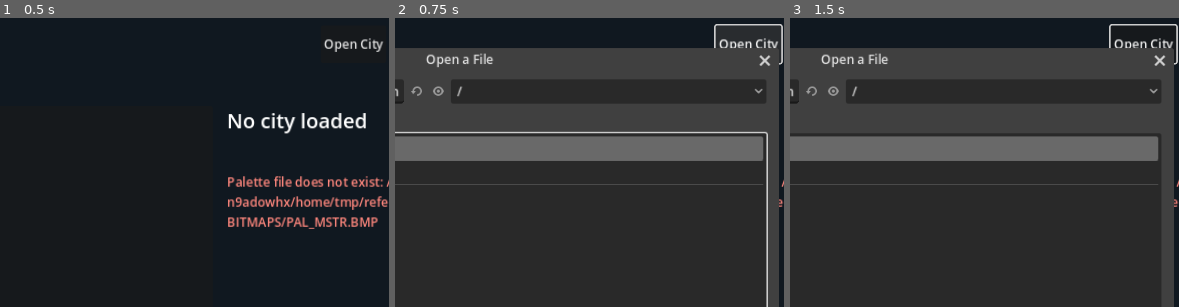
Above: before the commit, frames 1-3 (left to right).
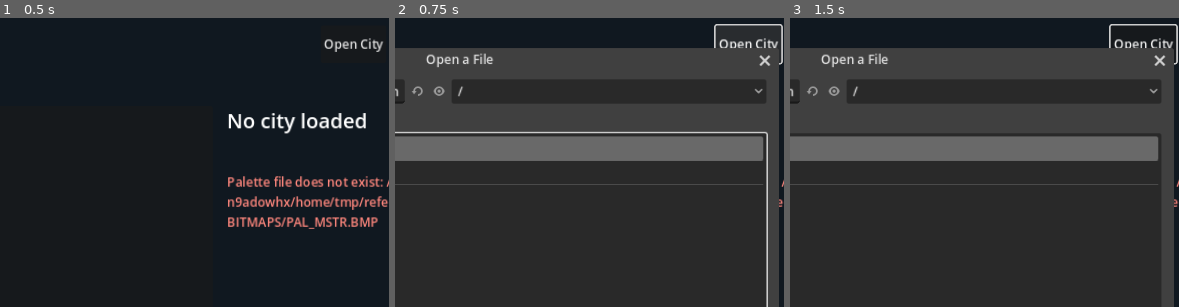
Above: after the commit, the same moments.

Repository: nicholas-ochoa/OpenSC2K
Game: Godot game, scene res://main.tscn
Two runs of this game, one before a commit and one after it. Both use one fixed random seed, a clock stepped at 60 frames per second and the inputs below.
Inputs (mouse positions are % of the whole screen's width and height, from its top left):
- Up to frame 1 (0.5 s): no input
- Up to frame 2 (0.75 s): click "Open City" at 0.5 s
- Up to frame 3 (1.5 s): click (35, 81) at 1.27 s; type "12" at 1.35 s
The pictures show only the part of the screen within x 41-91%, y 0-50%; the shares and areas given below are measured in that part.

Frame 1 is identical in both runs. In frame 2, 0.1% of the frame differs, in the area x 2-18%, y 23-30%; in frame 3, 0.1%.

Commit message:
scenario checks

Diff:
--- a/game/src/model/scenario_state.gd
+++ b/game/src/model/scenario_state.gd
@@ -120,6 +120,72 @@
 	return {"ok": true, "width": width, "height": height, "pixels": pixels, "error": ""}
 
 
+func evaluate_goals(city: CityState) -> Dictionary:
+	if city == null or not city.is_valid():
+		return {"ok": false, "error": "city is invalid"}
+	var unmet := PackedStringArray()
+	var values := {
+		"city_size": city.document.misc_u32(0x102c),
+		"residential": city.document.misc_i32(0x077c),
+		"commercial": city.document.misc_i32(0x07e8),
+		"industrial": city.document.misc_i32(0x0854),
+		"cash_after_bonds": city.funds() - city.document.misc_i32(0x18),
+		"land_value": city.document.misc_i32(0x28),
+		"life_expectancy": city.document.misc_i32(0x48),
+		"education": city.document.misc_i32(0x4c),
+		"pollution": city.document.misc_u32(0x34),
+		"crime": city.document.misc_u32(0x2c),
+		"traffic": city.document.misc_u32(0x30),
+	}
+	_check_minimum(unmet, "city_size", values.city_size, city_size_goal, true)
+	_check_minimum(unmet, "residential", values.residential, residential_goal)
+	_check_minimum(unmet, "commercial", values.commercial, commercial_goal)
+	_check_minimum(unmet, "industrial", values.industrial, industrial_goal)
+	_check_minimum(unmet, "cash", values.cash_after_bonds, cash_goal)
+	_check_minimum(unmet, "land_value", values.land_value, land_value_goal)
+	_check_minimum(unmet, "life_expectancy", values.life_expectancy, life_expectancy_goal)
+	_check_minimum(unmet, "education", values.education, education_goal)
+	_check_limit(unmet, "pollution", values.pollution, pollution_limit)
+	_check_limit(unmet, "crime", values.crime, crime_limit)
+	_check_limit(unmet, "traffic", values.traffic, traffic_limit)
+
+	if first_building_id != 0:
+		var first_count := city.document.misc_u32(0x01f0 + first_building_id * 4)
+		values["first_building_tiles"] = first_count
+		if first_count < first_building_tile_count:
+			unmet.append("first_building")
+	if second_building_id != 0:
+		var second_count := city.document.misc_u32(0x01f0 + second_building_id * 4)
+		values["second_building_tiles"] = second_count
+		if second_count < second_building_tile_count:
+			unmet.append("second_building")
+	return {
+		"ok": true,
+		"met": unmet.is_empty(),
+		"unmet": unmet,
+		"values": values,
+		"error": "",
+	}
+
+
+static func _check_minimum(
+	unmet: PackedStringArray,
+	name: String,
+	actual: int,
+	required: int,
+	zero_disables: bool = false
+) -> void:
+	if (not zero_disables or required != 0) and actual < required:
+		unmet.append(name)
+
+
+static func _check_limit(
+	unmet: PackedStringArray, name: String, actual: int, limit: int
+) -> void:
+	if limit > 0 and actual > limit:
+		unmet.append(name)
+
+
 func _text_chunk(expected_header: int) -> String:
 	for chunk in document.chunks:
 		if chunk.chunk_id != "TEXT" or chunk.decoded_payload.size() < 4:
--- a/game/tests/test_runner.gd
+++ b/game/tests/test_runner.gd
@@ -248,6 +248,23 @@
 	_check(legacy_count == 15, "Fifteen supplied scenarios use the 52-byte SCEN layout")
 	_check(extended_count == 3, "Three supplied scenarios use the 56-byte SCEN layout")
 
+	var city_document := Sc2Document.load_path(reference_root.path_join("DEFAULT.SC2"))
+	var city := CityModel.from_document(city_document)
+	var goals := ScenarioModel.new()
+	var all_disabled := goals.evaluate_goals(city)
+	_check(all_disabled.ok and all_disabled.met, "Zero scenario goals are met")
+	goals.cash_goal = all_disabled.values.cash_after_bonds + 1
+	var cash_failure := goals.evaluate_goals(city)
+	_check(not cash_failure.met, "Cash goal detects an insufficient city balance")
+	_check(cash_failure.unmet == PackedStringArray(["cash"]), "Cash goal reports its exact failure")
+	goals.cash_goal = 0
+	goals.pollution_limit = maxi(city_document.misc_u32(0x34) - 1, 1)
+	if city_document.misc_u32(0x34) > goals.pollution_limit:
+		_check(
+			goals.evaluate_goals(city).unmet.has("pollution"),
+			"Pollution upper limit detects an excess"
+		)
+
 
 func _test_random_and_power(reference_root: String) -> void:
 	var random := Random.new(1)
